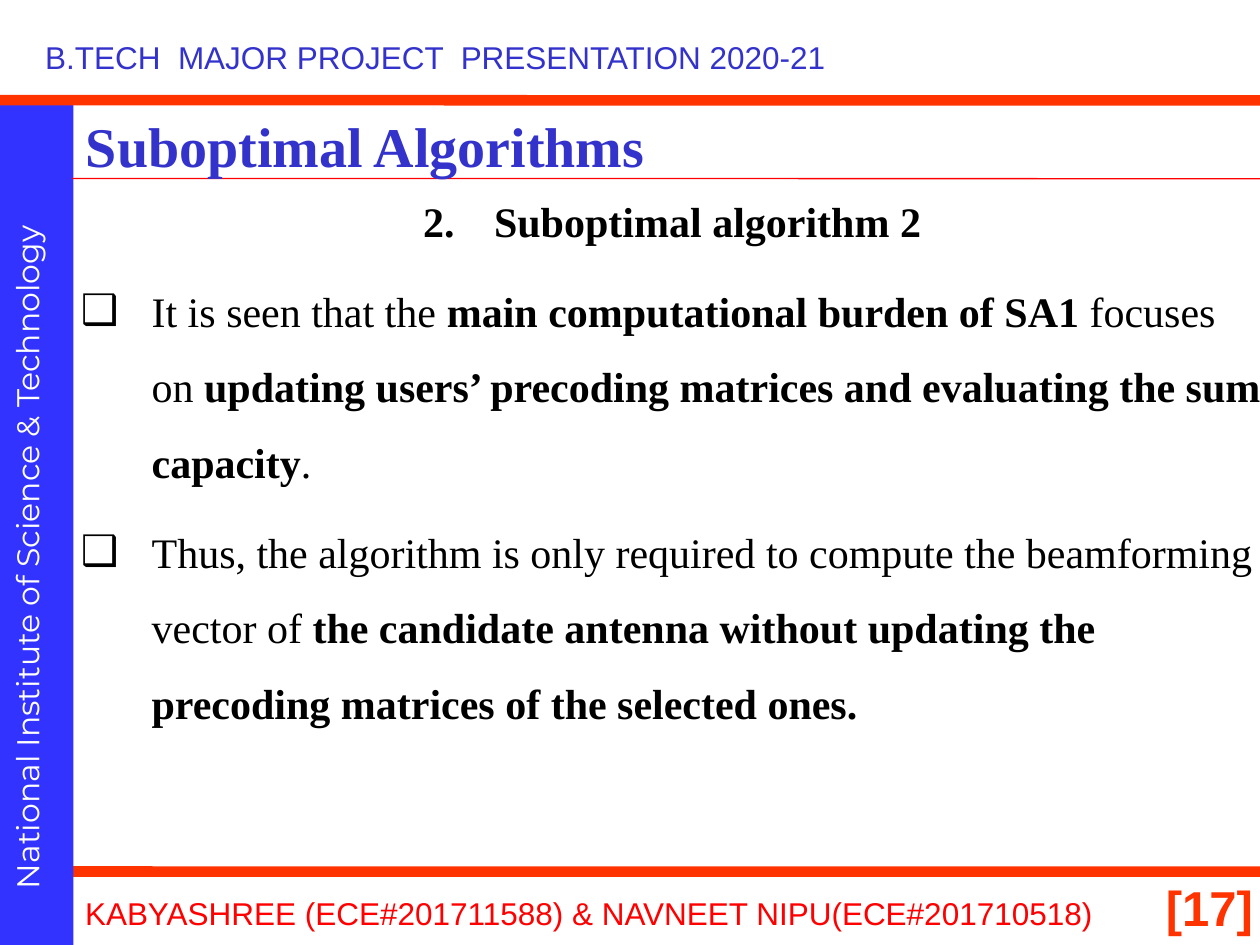
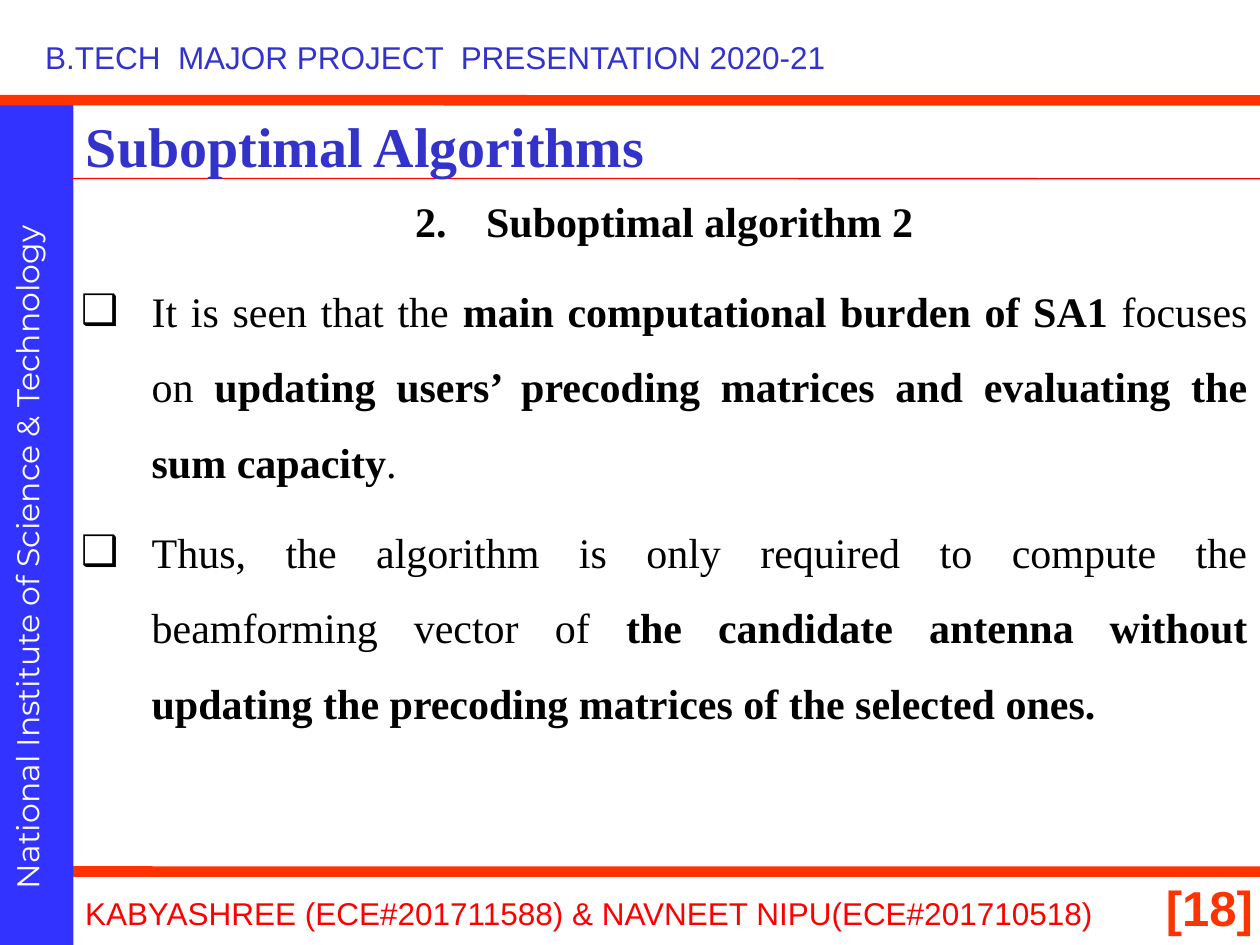
Before and after one commit to navneetnipu/btech_project, a slide deck: slide 18 of 21010.pptx (slide 17 before the commit). Drawn at 1260x945 pixels with LibreOffice and Linux fonts; fonts in the diff are those of the drawing; background and template pictures are left out. Boxes give left, top, right and bottom in pixels: in the first picture for what was removed or moved away, otherwise in the second. Text is boxed around its words. In the diff, an @@ line names an element or a change of style, - is before the commit and + after.

```diff
--- a/21010.pptx
+++ b/21010.pptx
@@ text at (152, 297, 1248, 728): alignment left to justified @@
@@ page number at (1166, 890, 1253, 937): text changed @@
-[17]
+[18]
```
Also in this commit, not shown: 12 other slides changed, 1 slide added, 1 other file.
